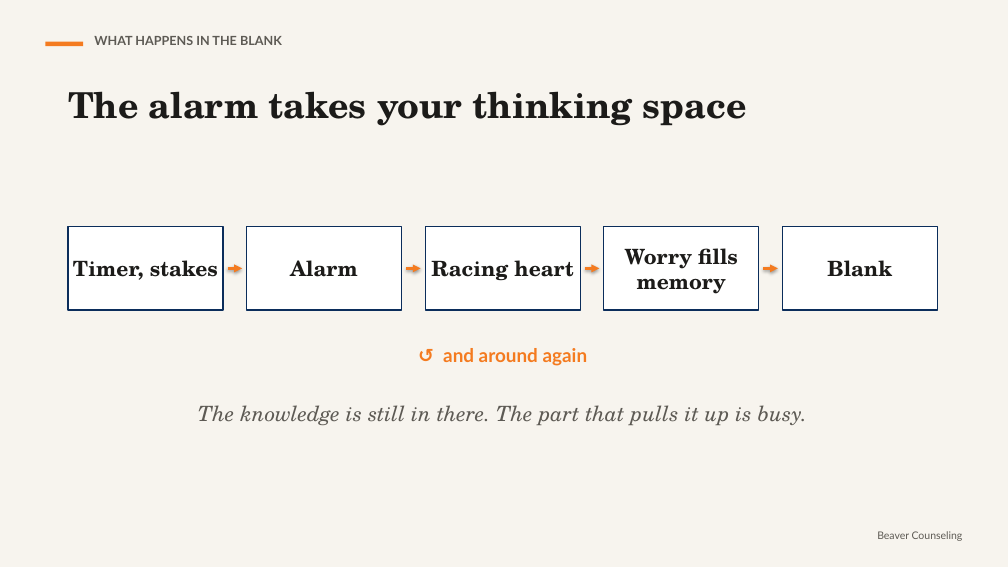
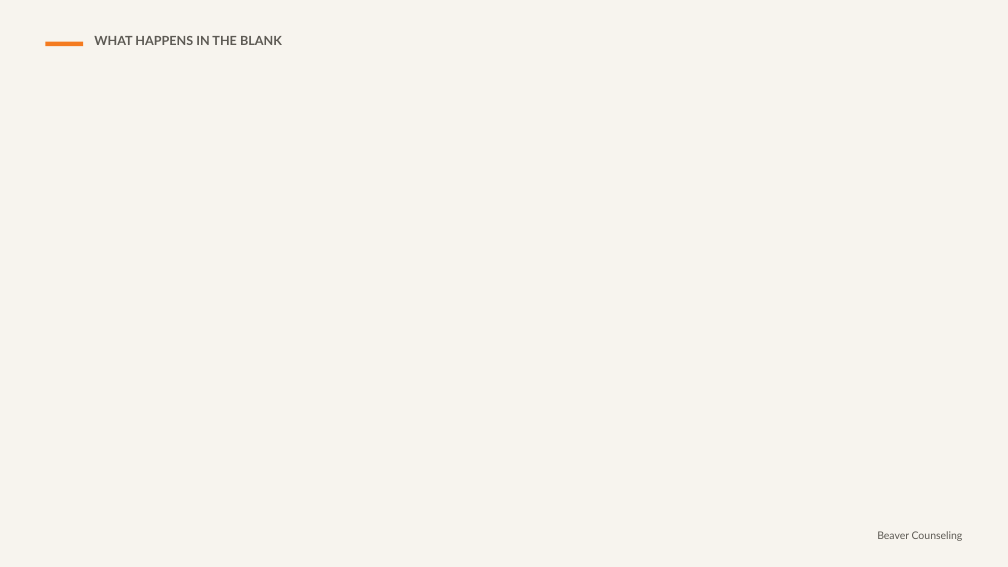
Before and after one commit to rmwtoolkit/bcds-toolkit, a slide deck: slide 9 of decks/when-your-mind-goes-blank-lesson-v2.pptx (slide 5 before the commit). Drawn at 1008x567 pixels with LibreOffice and Linux fonts; fonts in the diff are those of the drawing; background and template pictures are left out. Boxes give left, top, right and bottom in pixels: in the first picture for what was removed or moved away, otherwise in the second. Text is boxed around its words. In the diff, an @@ line names an element or a change of style, - is before the commit and + after.

```diff
--- a/decks/when-your-mind-goes-blank-lesson-v2.pptx
+++ b/decks/when-your-mind-goes-blank-lesson-v2.pptx
@@ text removed at (68,91,747,126) @@
-The alarm takes your thinking space
@@ rectangle removed at (68,227,223,310) @@
@@ rectangle removed at (247,227,402,310) @@
@@ rectangle removed at (425,227,580,310) @@
@@ rectangle removed at (604,227,759,310) @@
@@ rectangle removed at (783,227,938,310) @@
@@ text removed at (73,260,218,280) @@
-Timer, stakes
@@ arrow removed from (228, 268) to (242, 268) @@
@@ text removed at (290,260,358,277) @@
-Alarm
@@ arrow removed from (406, 268) to (421, 268) @@
@@ text removed at (431,260,574,281) @@
-Racing heart
@@ arrow removed from (585, 268) to (600, 268) @@
@@ text removed at (625,248,738,294) @@
-Worry fills memory
@@ arrow removed from (764, 268) to (778, 268) @@
@@ text removed at (827,260,892,277) @@
-Blank
@@ text removed at (443,348,588,366) @@
-↺ and around again
@@ text removed at (198,405,807,425) @@
-The knowledge is still in there. The part that pulls it up is busy.
```
Also in this commit, not shown: 10 other slides changed, 18 slides added, 3 slides removed, 23 other files.
